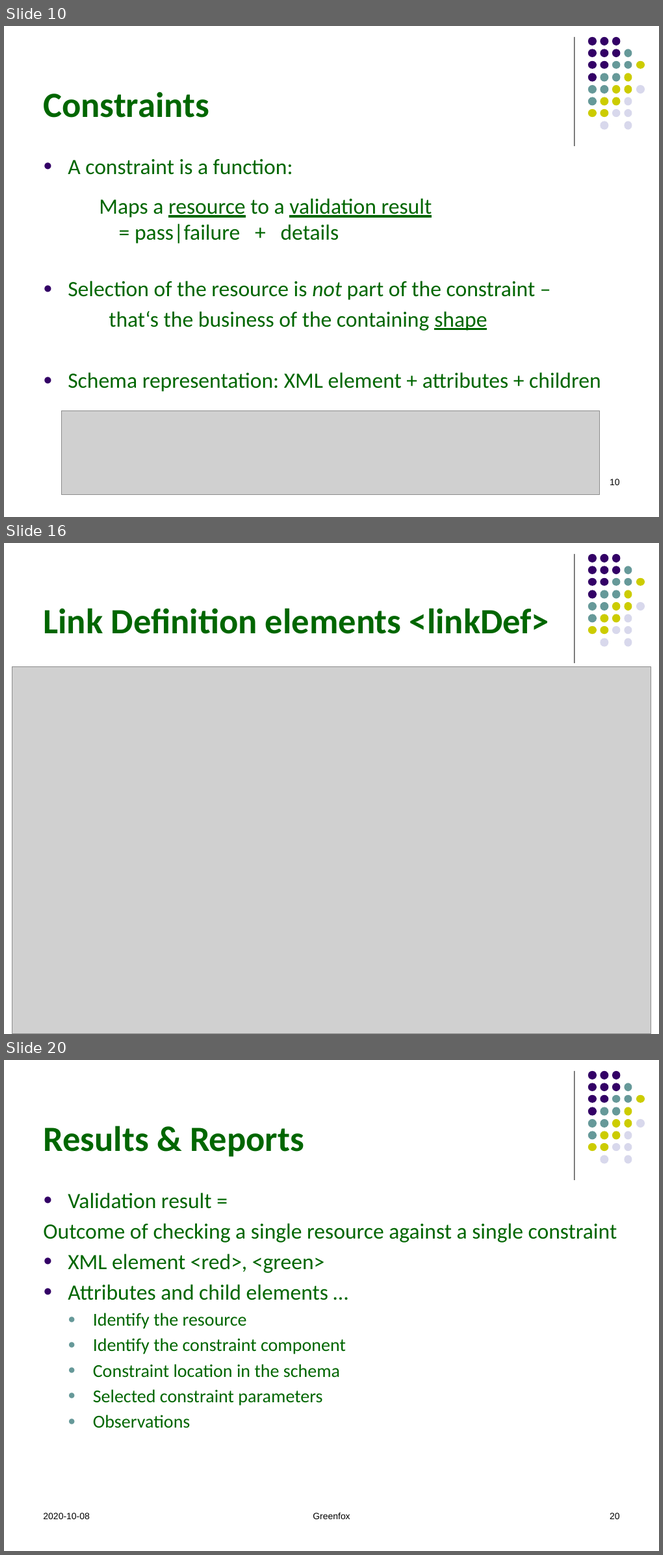
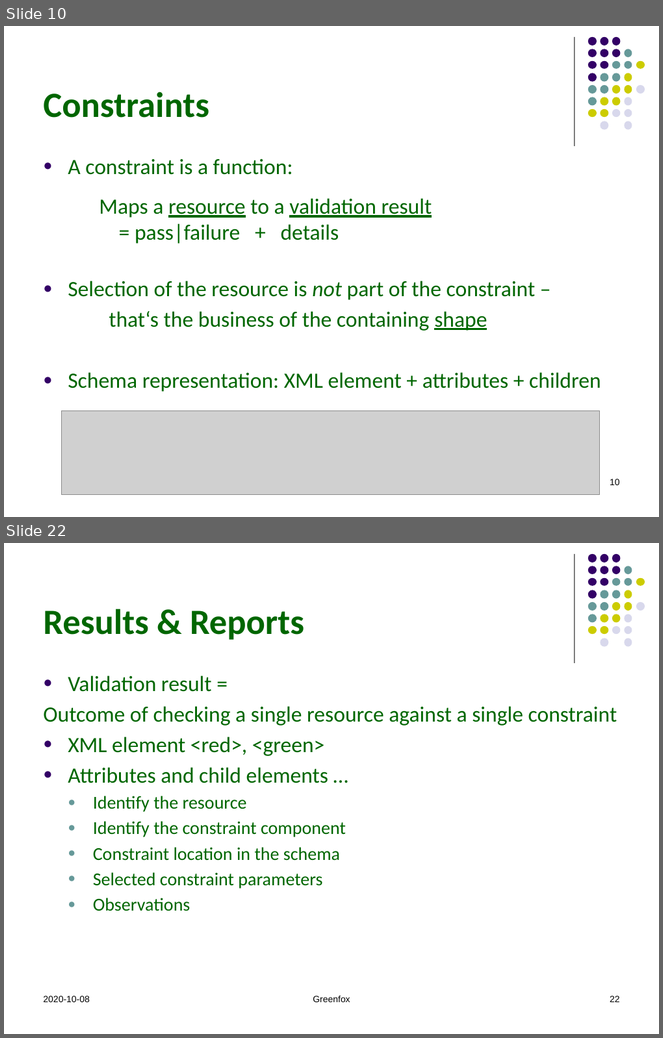
Before and after one commit to hrennau/greenfox, a slide deck: declarative-amsterdam-2020/an-introduction-to-greenfox/an-introduction-to-greenfox.pptx. Shown one above the other, each under a label of ours: slides 10, 16 and 20 before the commit, slides 10 and 22 after it; the slides between them are not shown. The pictures are 663x1555 and 663x1038 pixels, drawn with LibreOffice and Linux fonts; fonts in the diff are those of the drawing; grey boxes stand for pictures. Boxes give left, top, right and bottom in pixels: in the first picture for what was removed or moved away, otherwise in the second. Text is boxed around its words. In the diff, an @@ line names an element or a change of style, - is before the commit and + after.

```diff
--- a/declarative-amsterdam-2020/an-introduction-to-greenfox/an-introduction-to-greenfox.pptx
+++ b/declarative-amsterdam-2020/an-introduction-to-greenfox/an-introduction-to-greenfox.pptx
@@ slide 16 removed at box(4, 543, 659, 1034), background #FFFFFF; not listed: 32 template elements that a slide beside it also shows @@
@@ title removed at box(43, 608, 549, 634) @@
-Link Definition elements <linkDef>
@@ picture removed at box(12, 667, 651, 1034) @@
@@ what was slide 20 is now slide 22 @@
@@ page number at box(610, 996, 620, 1003): text changed @@
-20
+22
```
Also in this commit, not shown: 10 slides changed, 5 slides added, 1 other slide removed.
